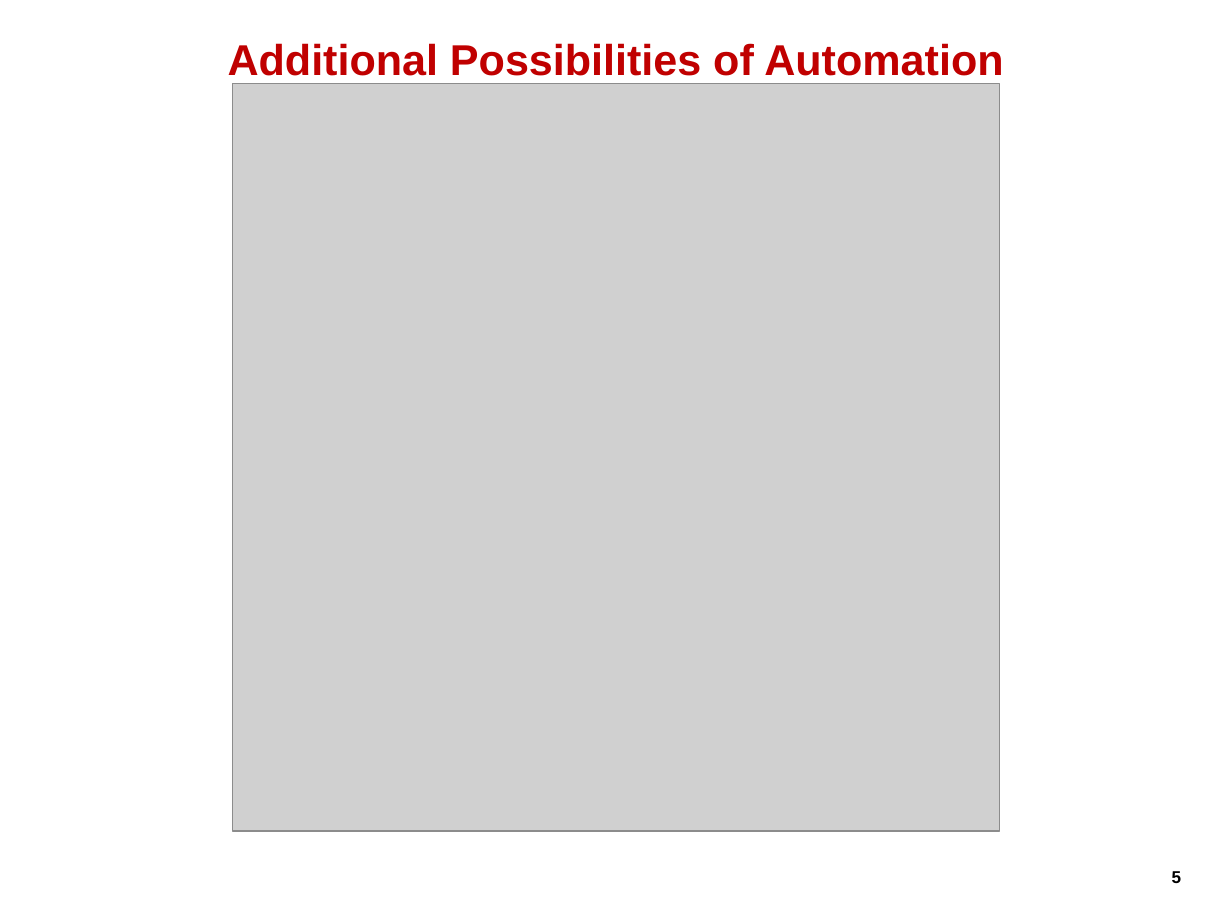
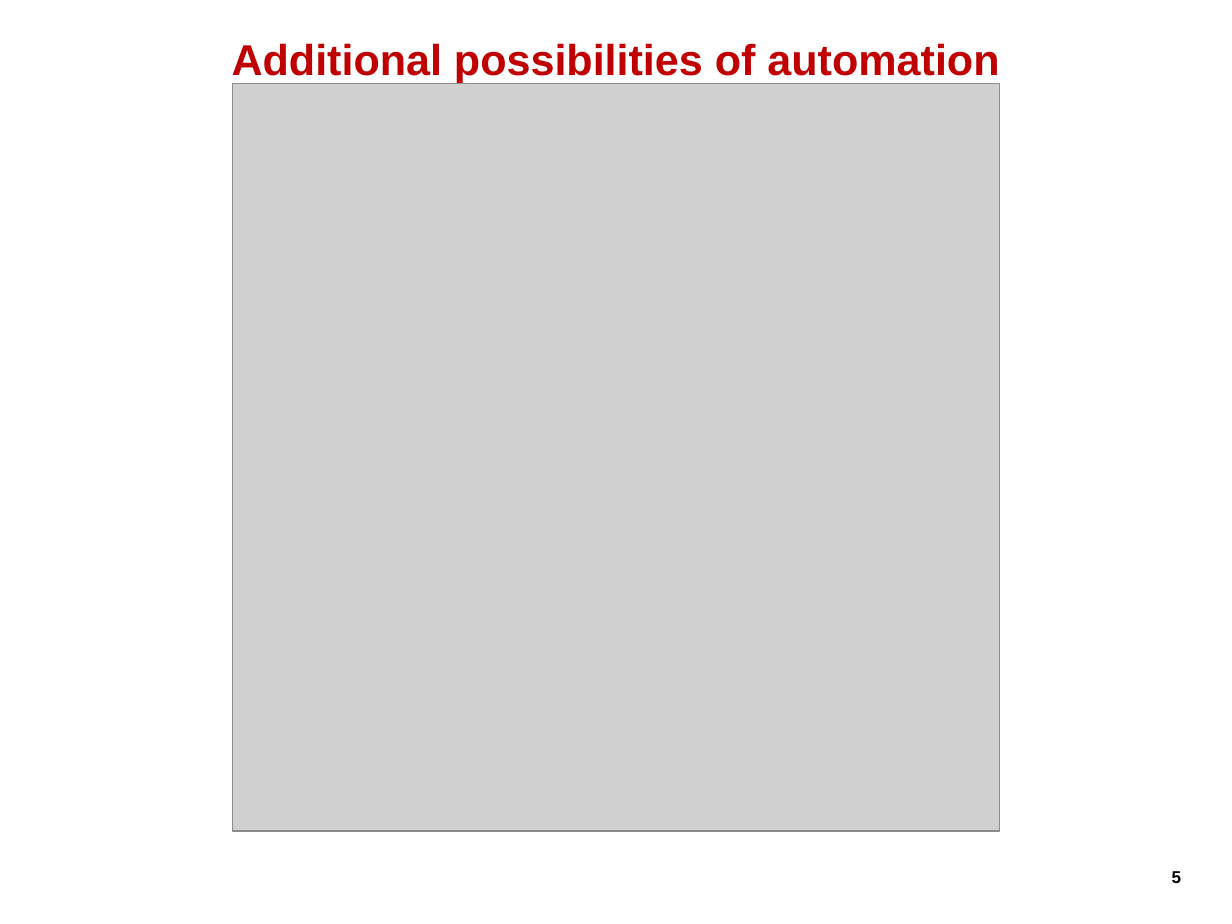
Before and after one commit to hageyahhoo/agile2014, a slide deck: slide 5 of presentations/TechnologyDrivenDevelopment.pptx. Drawn at 1232x924 pixels with LibreOffice and Linux fonts; fonts in the diff are those of the drawing; grey boxes stand for pictures; background and template pictures are left out. Boxes give left, top, right and bottom in pixels: in the first picture for what was removed or moved away, otherwise in the second. Text is boxed around its words. In the diff, an @@ line names an element or a change of style, - is before the commit and + after.

```diff
--- a/presentations/TechnologyDrivenDevelopment.pptx
+++ b/presentations/TechnologyDrivenDevelopment.pptx
@@ title at (232,43,999,83): text changed @@
-Additional Possibilities of Automation
+Additional possibilities of automation
```
Also in this commit, not shown: 14 other slides changed, 9 slides added, 6 slides removed.
